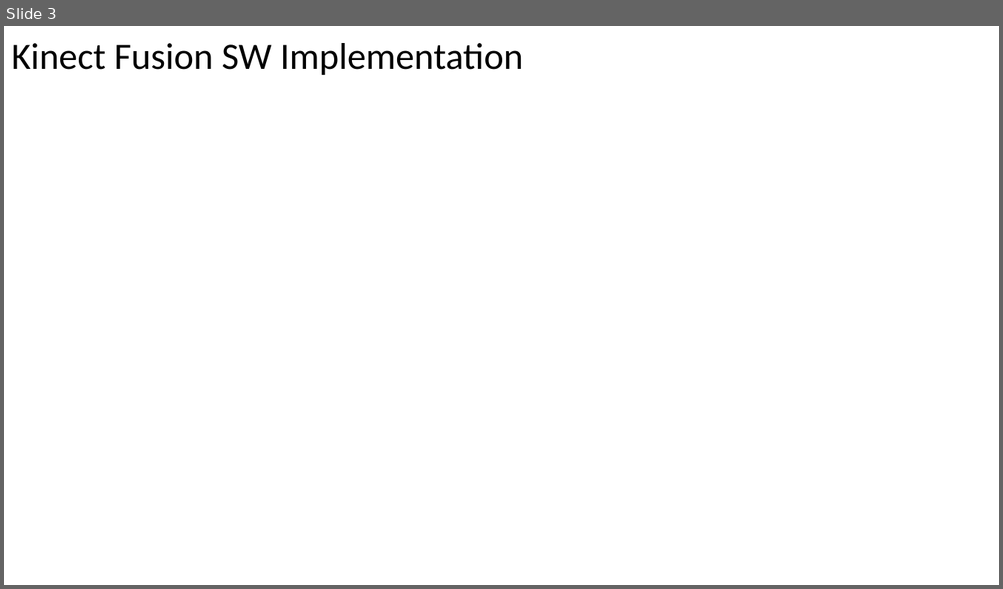
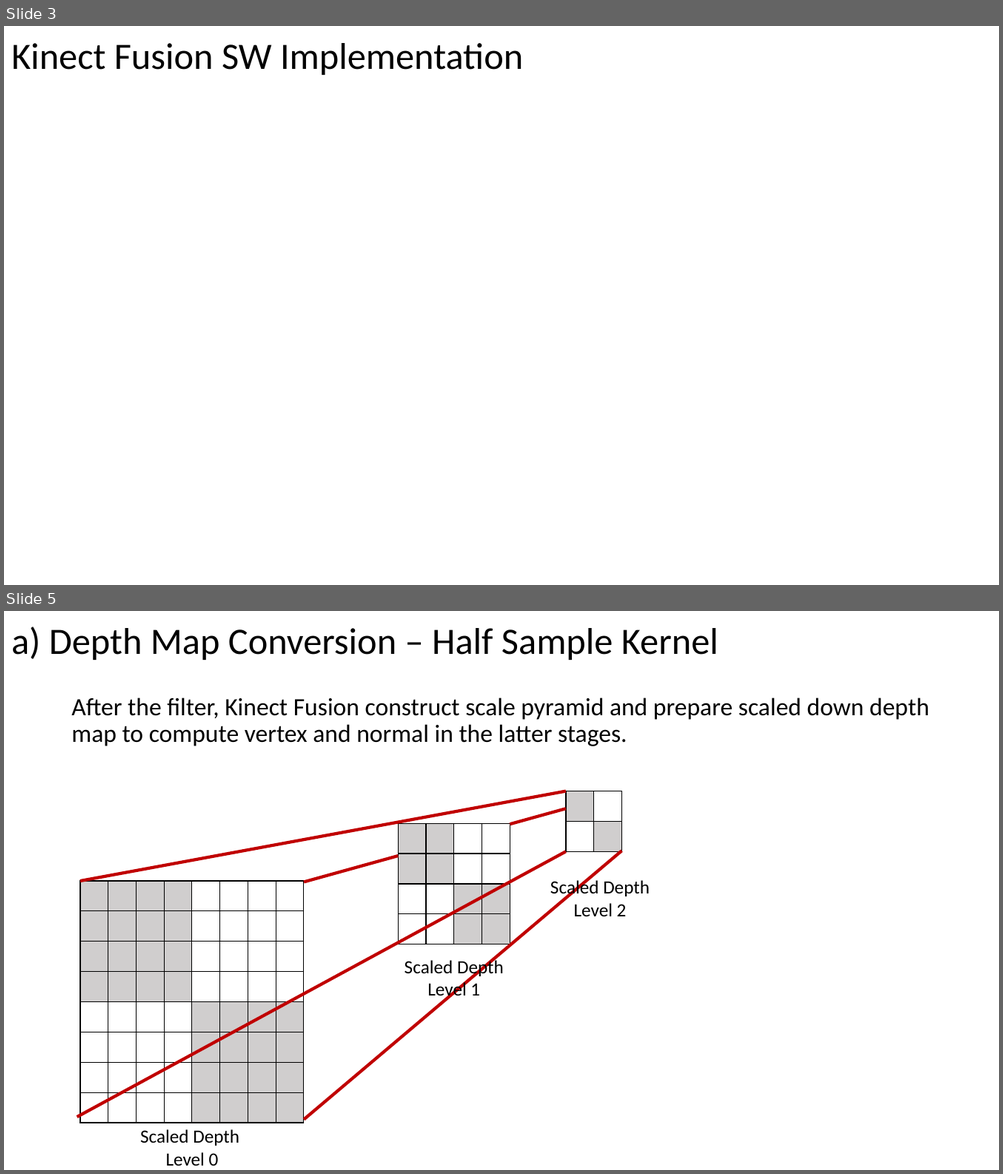
Before and after one commit to Charlee0207/KinectFusion-HLS, a slide deck: Kinect Fusion.pptx. Shown one above the other, each under a label of ours: slide 3 before the commit, slides 3 and 5 after it; the slides between them are not shown. The pictures are 1003x589 and 1003x1174 pixels, drawn with LibreOffice and Linux fonts; fonts in the diff are those of the drawing. Boxes give left, top, right and bottom in pixels: in the first picture for what was removed or moved away, otherwise in the second. Text is boxed around its words. In the diff, an @@ line names an element or a change of style, - is before the commit and + after.

```diff
--- a/Kinect Fusion.pptx
+++ b/Kinect Fusion.pptx
@@ slide 5 added at [4,611,999,1170], background #FFFFFF @@
@@ title added at [11,627,718,660], 36 pt, text #000000 @@
+a) Depth Map Conversion – Half Sample Kernel
@@ subtitle added at [71,698,929,746], 24 pt, text #000000 @@
+After the filter, Kinect Fusion construct scale pyramid and prepare scaled down depth map to compute vertex and normal in the latter stages.
@@ line added from (80, 881) to (566, 792), #C00000 3 pt @@
@@ line added from (510, 824) to (566, 809), #C00000 3 pt @@
@@ table added at [566,792,621,851], 2 rows, 2 columns @@
+ | 
+ | 
@@ table added at [398,823,509,943], 4 rows, 4 columns @@
+ |  |  | 
+ |  |  | 
+ |  |  | 
+ |  |  | 
@@ line added from (77, 1118) to (566, 852), #C00000 3 pt @@
@@ line added from (304, 1120) to (622, 851), #C00000 3 pt @@
@@ line added from (304, 883) to (398, 856), #C00000 3 pt @@
@@ table added at [80,881,301,1120], 8 rows, 8 columns @@
+ |  |  |  |  |  |  | 
+ |  |  |  |  |  |  | 
+ |  |  |  |  |  |  | 
+ |  |  |  |  |  |  | 
+ |  |  |  |  |  |  | 
+ |  |  |  |  |  |  | 
+ |  |  |  |  |  |  | 
+ |  |  |  |  |  |  | 
@@ text added at [550,879,649,917], 18 pt, text #000000 @@
+Scaled Depth
+Level 2
@@ text added at [404,958,504,1001], 18 pt, text #000000 @@
+Scaled Depth
+Level 1
@@ text added at [140,1130,239,1166], 18 pt, text #000000 @@
+Scaled Depth
+Level 0
```
Also in this commit, not shown: 1 slide changed, 4 other slides added, 1 slide removed.
